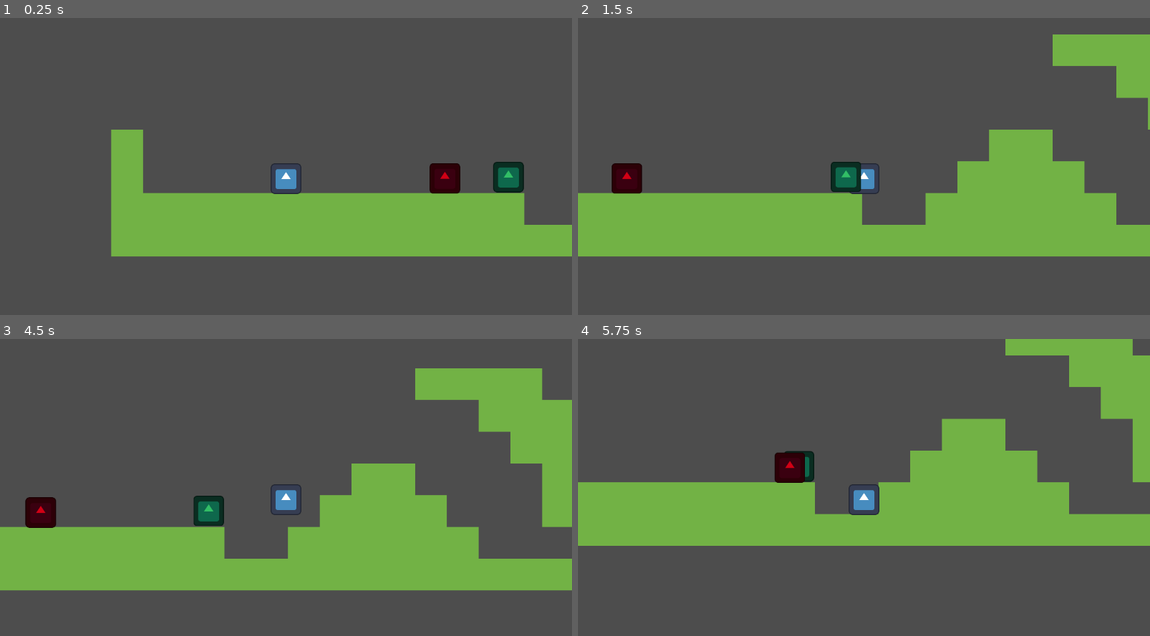
Above: before the commit, frames 1-4 (two rows, left to right).
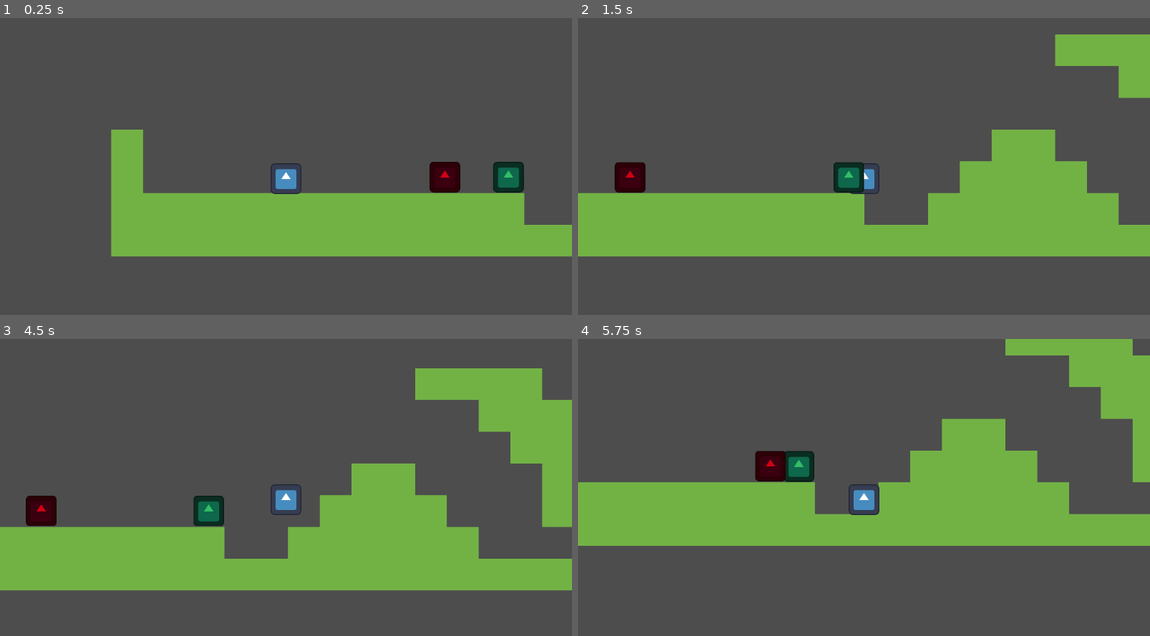
Above: after the commit, the same moments.

Repository: mqarmout/platformer
Game: Godot game, scene res://Scenes/main.tscn
Two runs of this game, one before a commit and one after it. Both use one fixed random seed, a clock stepped at 60 frames per second and the inputs below. The engine's default icon, where the game draws it, is replaced by a stand-in: a white triangle on a blue panel in a dark square.
Inputs:
- Up to frame 1 (0.25 s): no input
- Up to frame 2 (1.5 s): hold D (right) from 0.53 s (still down); tap W (jump) at 0.77 s
- Up to frame 3 (4.5 s): tap W (jump) at 1.52, 3.02, 3.77 s; release D (right) at 2.03 s; hold A (left) 2.03-2.78 s; tap Enter at 2.75 s; hold D (right) 2.78-4.28 s; hold A (left) from 4.28 s (still down)
- Up to frame 4 (5.75 s): tap W (jump) at 4.52 s; release A (left) at 5.03 s; hold D (right) from 5.03 s (still down)

The runs differ from the first frame. In frame 1, less than 0.1% of the frame differs, in the area x 75-81%, y 48-60%; in frame 2, 0.9%, in the area x 5-100%, y 5-70%; in frame 3, 0.1%; in frame 4, 0.7%.

Commit message:
enemy reacts to the ground properly

Diff:
--- a/Scenes/base_enemy.tscn
+++ b/Scenes/base_enemy.tscn
@@ -4,7 +4,7 @@
 [ext_resource type="Texture2D" uid="uid://cav3aoalxsxr1" path="res://icon.svg" id="1_wsate"]
 
 [sub_resource type="CircleShape2D" id="CircleShape2D_wsate"]
-radius = 66.66667
+radius = 74.07407
 
 [node name="Base_Enemy" type="CharacterBody2D" unique_id=1501385929 node_paths=PackedStringArray("front_ray", "floor_ray")]
 scale = Vector2(0.06, 0.06)
@@ -28,3 +28,5 @@
 rotation = -3.1415925
 scale = Vector2(0.99999994, 0.99999994)
 target_position = Vector2(283.33334, -83.33339)
+
+[connection signal="ready" from="." to="." method="_on_ready"]
--- a/Scenes/main.tscn
+++ b/Scenes/main.tscn
@@ -19,4 +19,4 @@
 position = Vector2(28, 20)
 
 [node name="Base_Enemy" parent="." unique_id=1501385929 instance=ExtResource("4_jjvhh")]
-position = Vector2(20, 20)
+position = Vector2(20, 20.000002)
--- a/Scripts/base_enemy.gd
+++ b/Scripts/base_enemy.gd
@@ -5,6 +5,7 @@
 var direction:int = -1
 var can_move:bool = true
 var timer = Timer.new()
+var is_ready:bool
 @export var front_ray:RayCast2D
 @export var floor_ray:RayCast2D
 
@@ -24,16 +25,25 @@
 	can_move = true
 
 func _physics_process(delta: float) -> void:
-	if not is_on_floor():
-		velocity += get_gravity() * delta
-	if front_ray.is_colliding():
-		if front_ray.get_collider().name == "Player":
-			print("follow the player")
-		elif front_ray.get_collider().name == "Map_Manager":
+	if is_on_floor() && !is_ready:
+		is_ready = true
+	if is_ready:
+		#I don't think having all the raycasts in the same area is a great idea
+		#There has to be a better way, a signal of sorts
+		if not is_on_floor():
+			velocity += get_gravity() * delta
+		if front_ray.is_colliding():
+			if front_ray.get_collider().name == "Player":
+				print("follow the player")
+			elif front_ray.get_collider().name == "Map_Manager":
+				facing_wall()
+		if !floor_ray.is_colliding():
 			facing_wall()
-	if !floor_ray.is_colliding():
-		print("there is no floor!")
 
 	if can_move:
 		move(direction)
 	move_and_slide()
+
+
+func _on_ready() -> void:
+	is_ready = false
